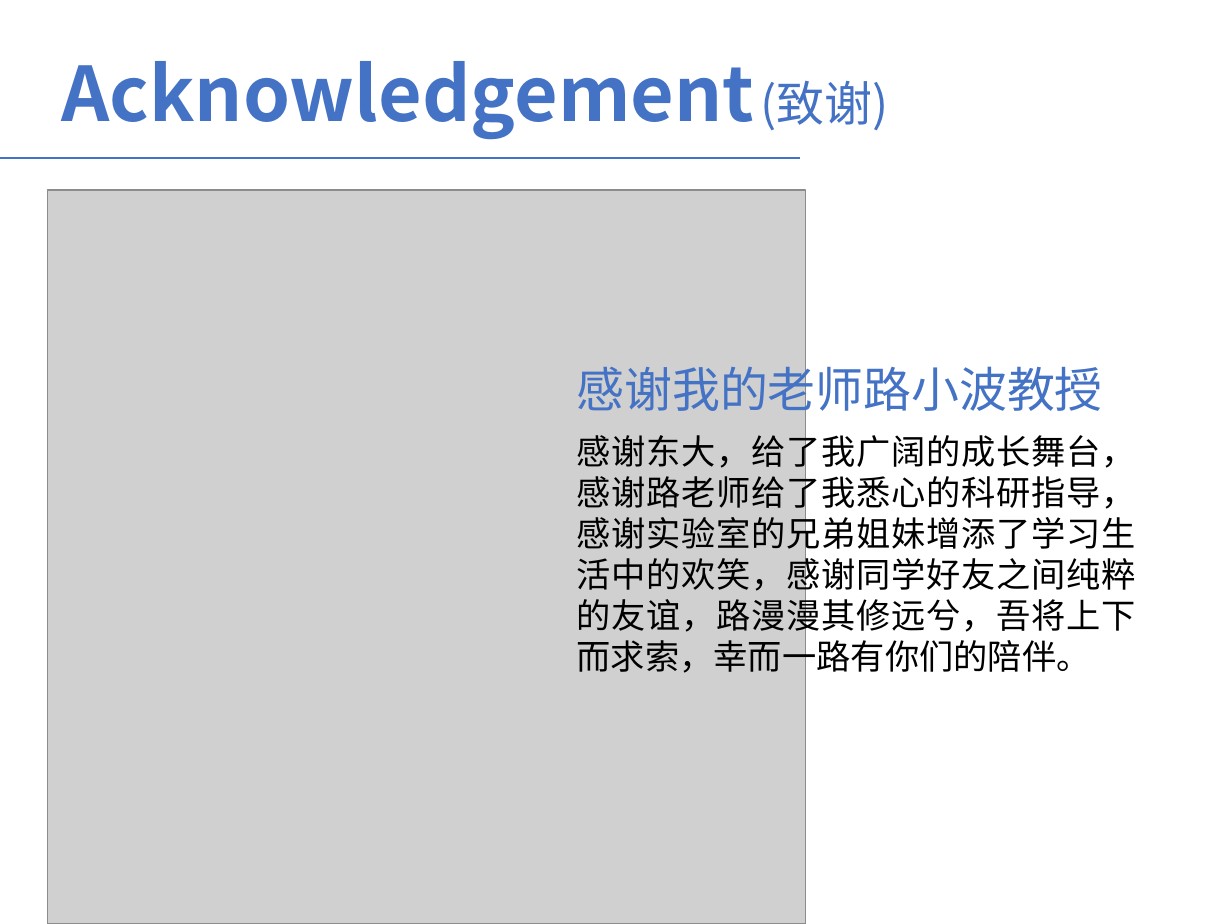
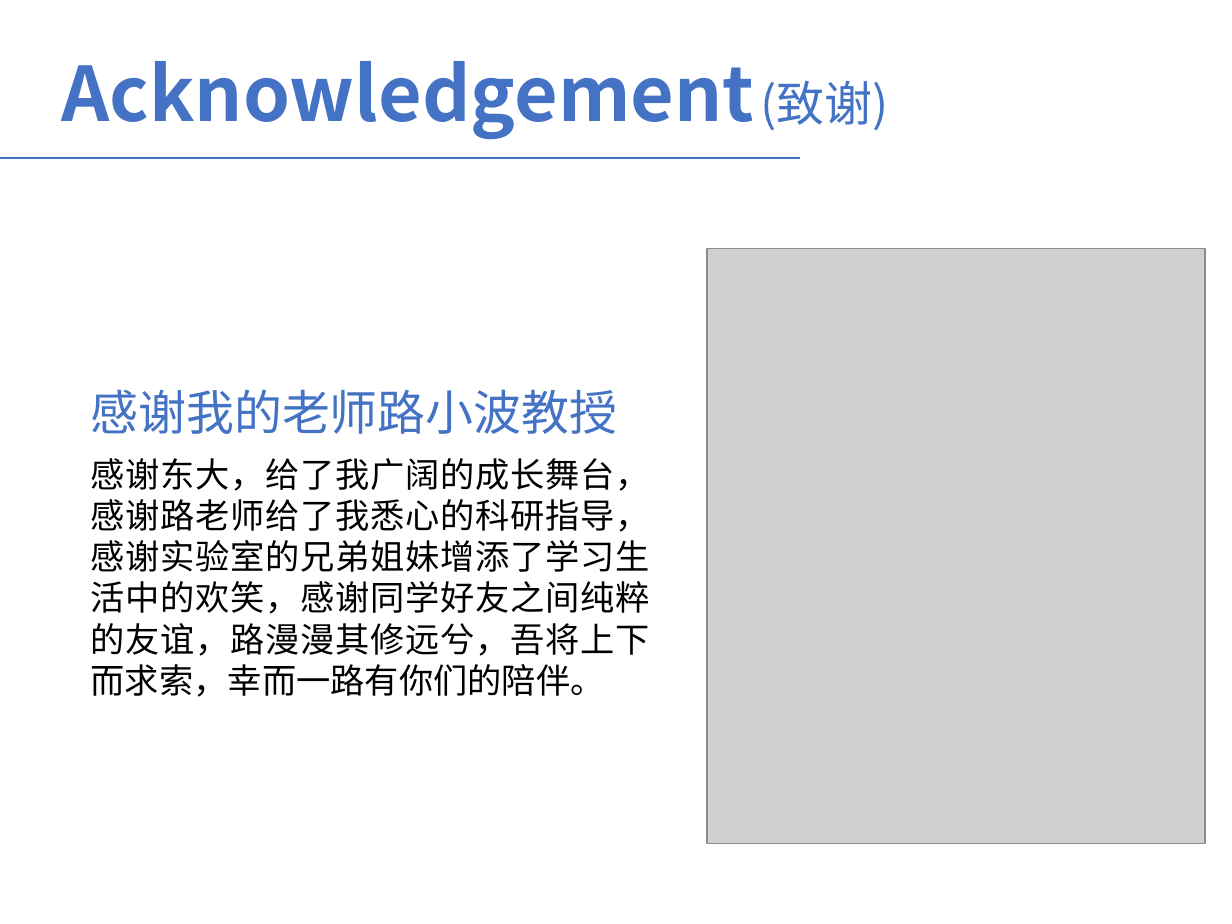
Before and after one commit to LauraCaiMin/JavaCode, a slide deck: slide 38 of 基于视频分析的森林烟火识别算法研究-蔡敏.pptx (slide 28 before the commit). Drawn at 1232x924 pixels with LibreOffice and Linux fonts; fonts in the diff are those of the drawing; grey boxes stand for pictures. Boxes give left, top, right and bottom in pixels: in the first picture for what was removed or moved away, otherwise in the second. Text is boxed around its words. In the diff, an @@ line names an element or a change of style, - is before the commit and + after.

```diff
--- a/基于视频分析的森林烟火识别算法研究-蔡敏.pptx
+++ b/基于视频分析的森林烟火识别算法研究-蔡敏.pptx
@@ picture removed at (47, 190, 806, 924) @@
@@ picture added at (707, 249, 1205, 844) @@
@@ text "感谢我的老师路小波教授" rewrapped from (577, 358, 1103, 419) to (91, 389, 617, 434) @@
@@ text "感谢东大，给了我广阔的成长舞台，感谢路老师给了我悉心的科研指导，感谢实验室的兄弟姐妹增添了学习生活中的欢笑，感谢同学好友 ..." rewrapped from (576, 430, 1135, 679) to (91, 458, 650, 697) @@
```
Also in this commit, not shown: 4 other slides changed, 12 slides added, 2 slides removed.
